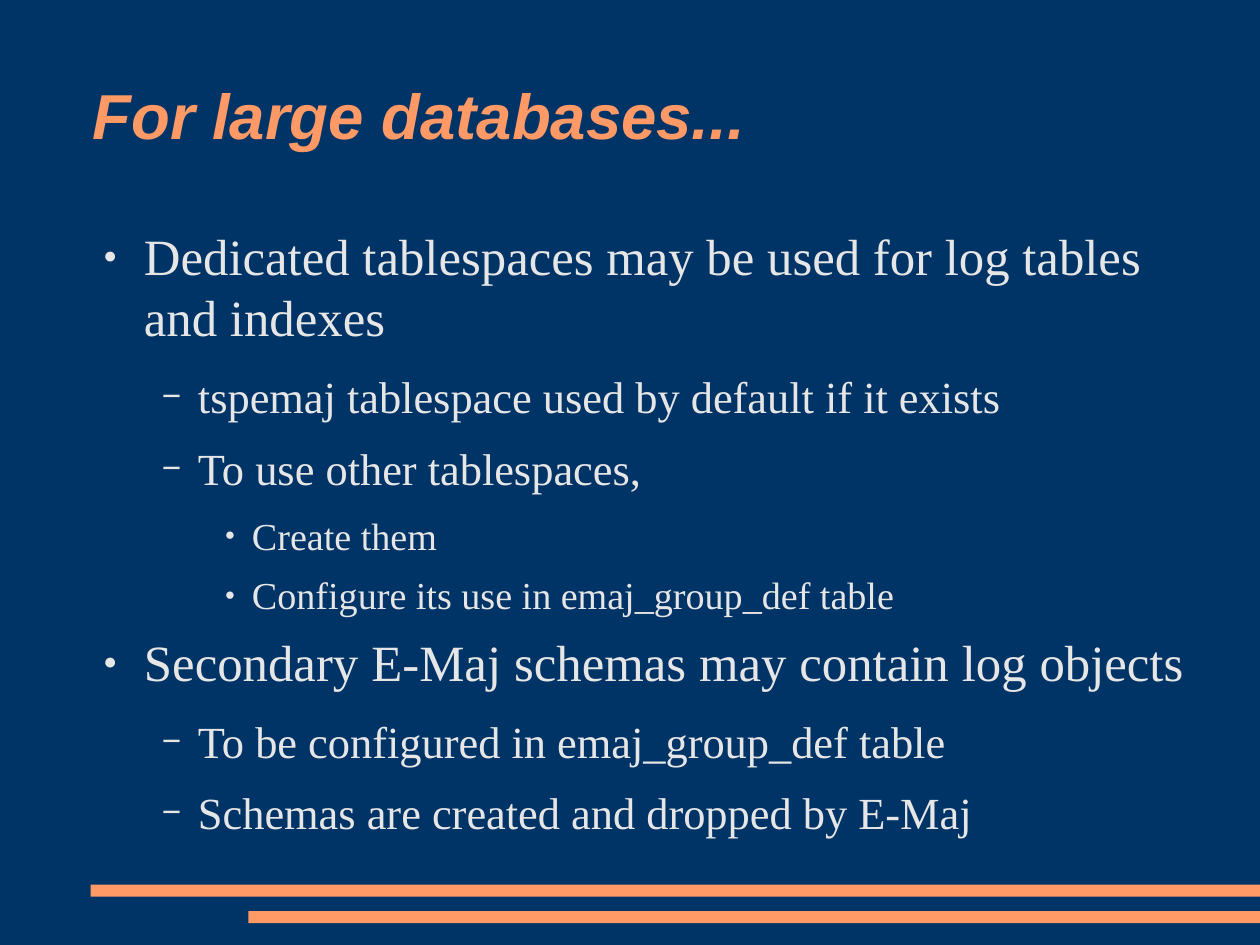
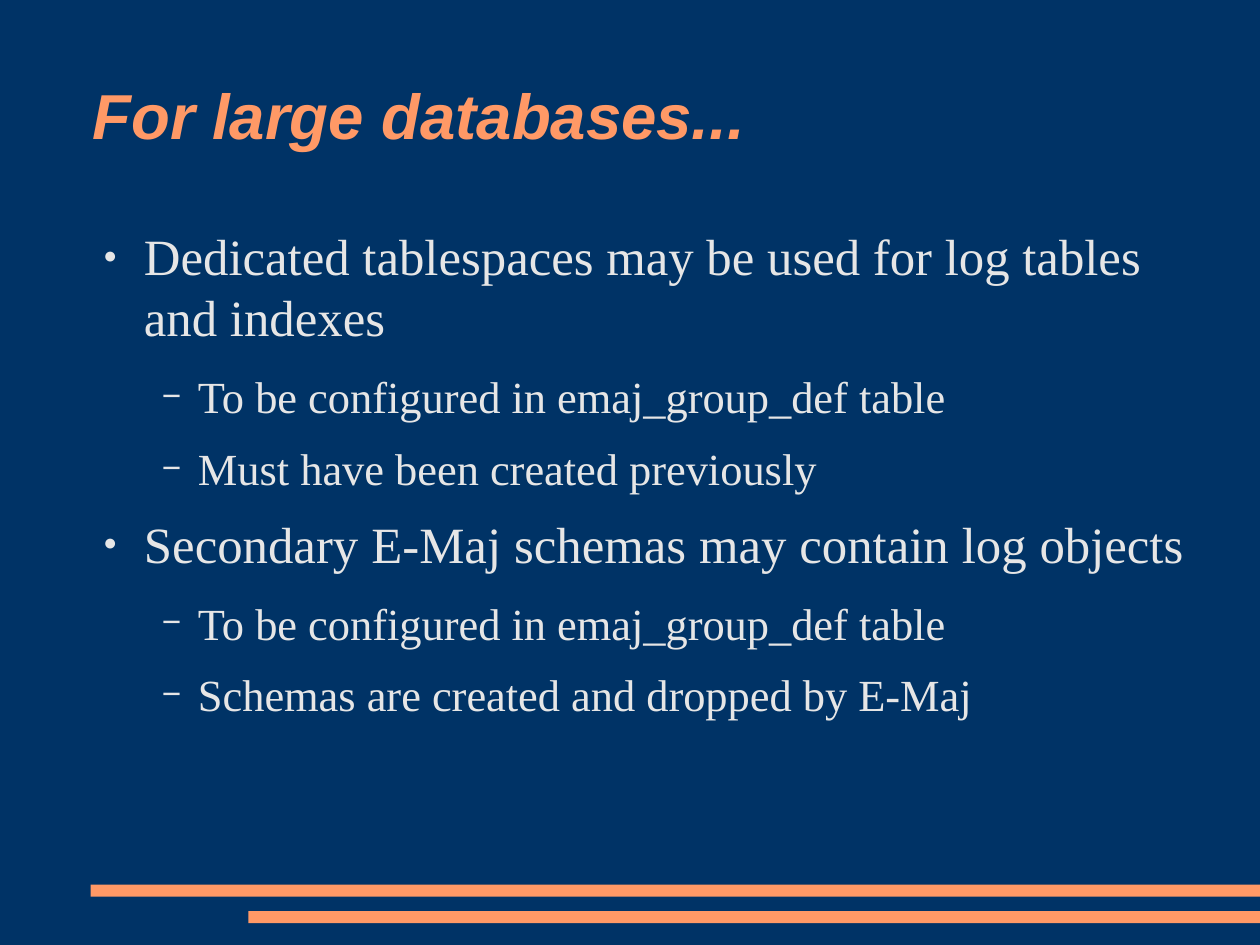
Before and after one commit to beaud76/emaj_doc, a slide deck: slide 30 of Emaj_pres_en.odp. Drawn at 1260x945 pixels with LibreOffice and Linux fonts; fonts in the diff are those of the drawing. Boxes give left, top, right and bottom in pixels: in the first picture for what was removed or moved away, otherwise in the second. Text is boxed around its words. In the diff, an @@ line names an element or a change of style, - is before the commit and + after.

```diff
--- a/Emaj_pres_en.odp
+++ b/Emaj_pres_en.odp
@@ text at <box>198,381,945,494</box>: text changed @@
-  − tspemaj tablespace used by default if it exists
-  − To use other tablespaces,
-    ● Create them
-    ● Configure its use in emaj_group_def table
+  − To be configured in emaj_group_def table
+  − Must have been created previously
```
Also in this commit, not shown: 7 other slides changed, 3 other files.
